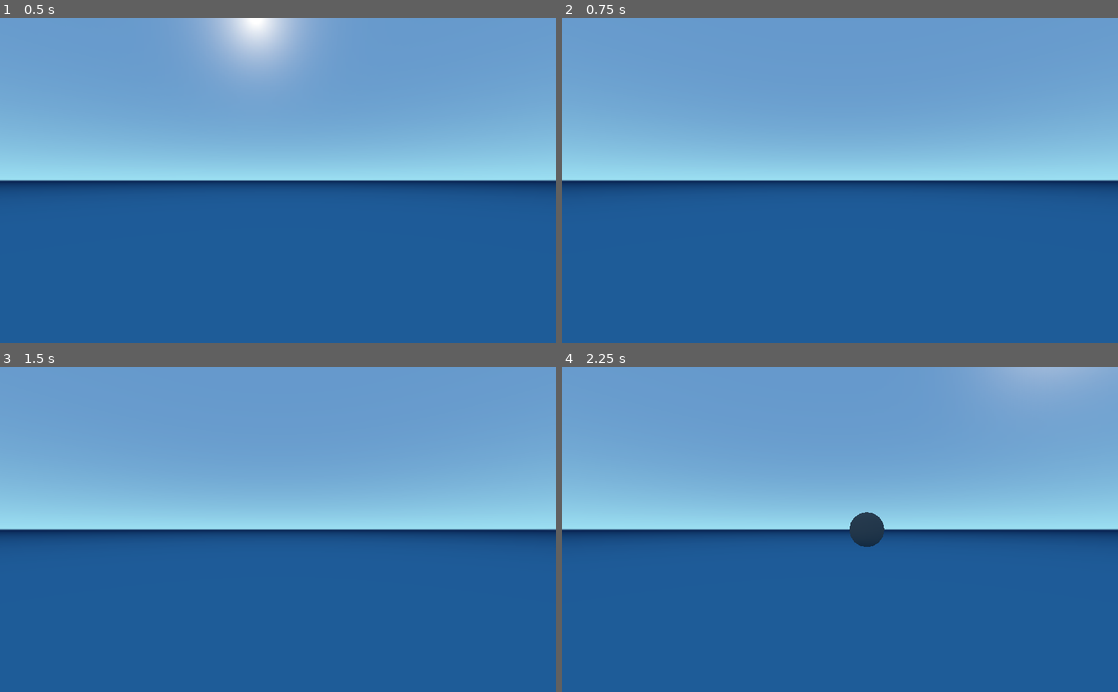
Above: before the commit, frames 1-4 (two rows, left to right).
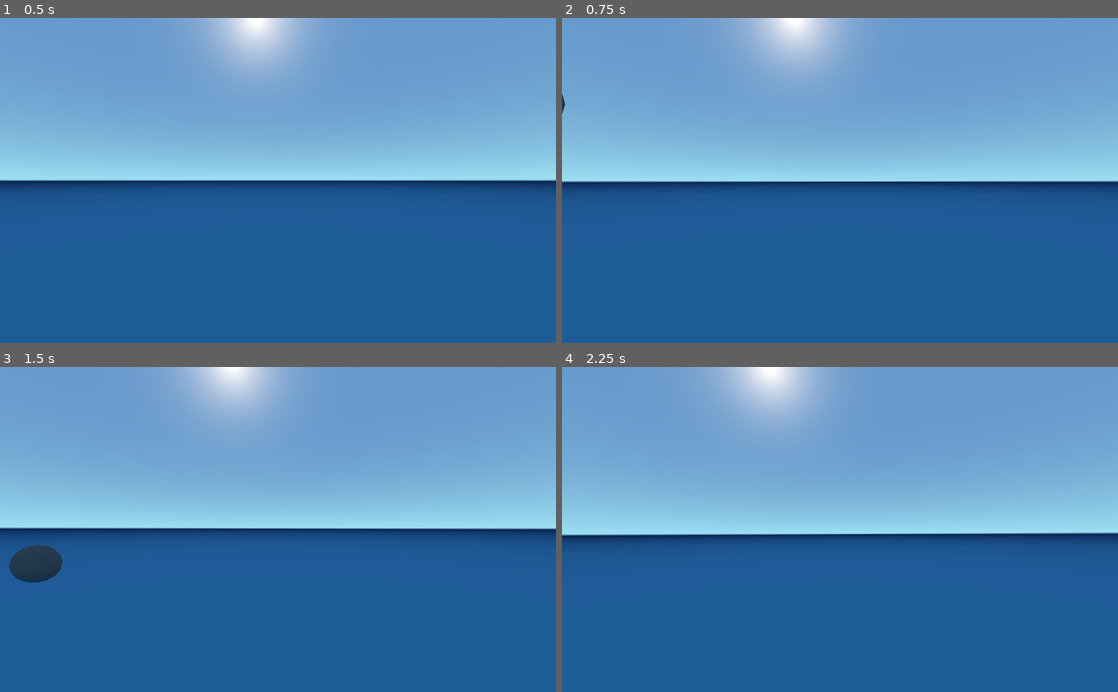
Above: after the commit, the same moments.

Repository: dmgarland/blooming
Game: Godot game, scene res://Main.tscn
Same seed, same stepped clock (60 frames per second), same inputs: the game is played once before the commit and once after it. Sound files missing from this copy of the repository are replaced by a short silence.
Inputs (mouse positions are in pixels of both pictures, inside the frame that each line leads up to):
- Up to frame 1 (0.5 s): no input
- Up to frame 2 (0.75 s): tap Enter at 0.5 s; move the mouse to (962, 164) at 0.52 s; hold Right from 0.53 s (still down); click (962, 164) at 0.67 s
- Up to frame 3 (1.5 s): tap Space at 1.25 s; move the mouse to (166, 545) at 1.27 s; release Right at 1.28 s; hold Down from 1.28 s (still down); click (166, 545) at 1.42 s
- Up to frame 4 (2.25 s): tap Enter at 2 s; move the mouse to (895, 458) at 2.02 s; release Down at 2.03 s; hold Right from 2.03 s (still down); click (895, 458) at 2.17 s

Frame 1 is identical in both runs. In frame 2, 4.1% of the frame differs, in the area x 0-100%, y 0-51%; in frame 3, 4.8%; in frame 4, 8.0%, in the area x 0-100%, y 0-56%.

Commit message:
Adding some basic movement commands

Diff:
--- a/Main.gd
+++ b/Main.gd
@@ -1,6 +1,8 @@
 extends Node
 export (PackedScene) var Note
 var r = RandomNumberGenerator.new()
+var movementOffset = 0.2
+var cameraAngle = 0
 
 # Called when the node enters the scene tree for the first time.
 func _ready():
@@ -21,4 +23,18 @@
 	if event is InputEventMouseButton && event.is_pressed():
 		playNote(event.button_index)
 	if event is InputEventMouseMotion:
-		$World/Camera.rotate_y(deg2rad(event.relative.x) * 0.5)
+		var offset = -deg2rad(event.relative.y) * 0.5
+		var newAngle = cameraAngle + offset
+		if newAngle > -50 and newAngle < 50:
+			cameraAngle += offset
+			$World/Camera.rotate_x(deg2rad(offset))
+	if event is InputEventKey and event.pressed:
+		match event.scancode:
+			KEY_LEFT	:
+				$World/Camera.rotate_y(0.1)
+			KEY_RIGHT:
+				$World/Camera.rotate_y(-0.1)
+			KEY_UP:
+				$World/Camera.translate(Vector3(0, 0, -movementOffset))
+			KEY_DOWN:
+				$World/Camera.translate(Vector3(0, 0, movementOffset))
Not shown, changed: README.md
